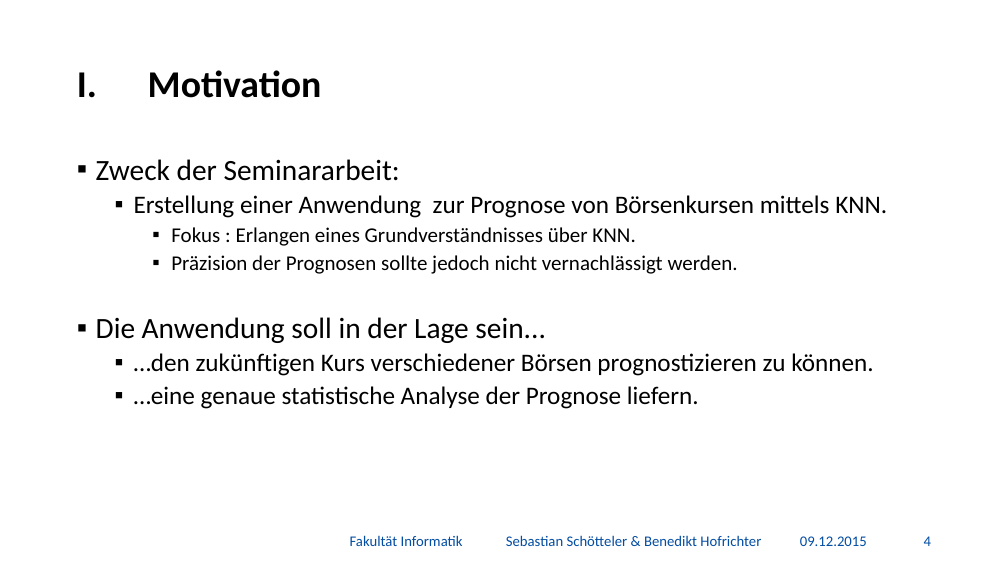
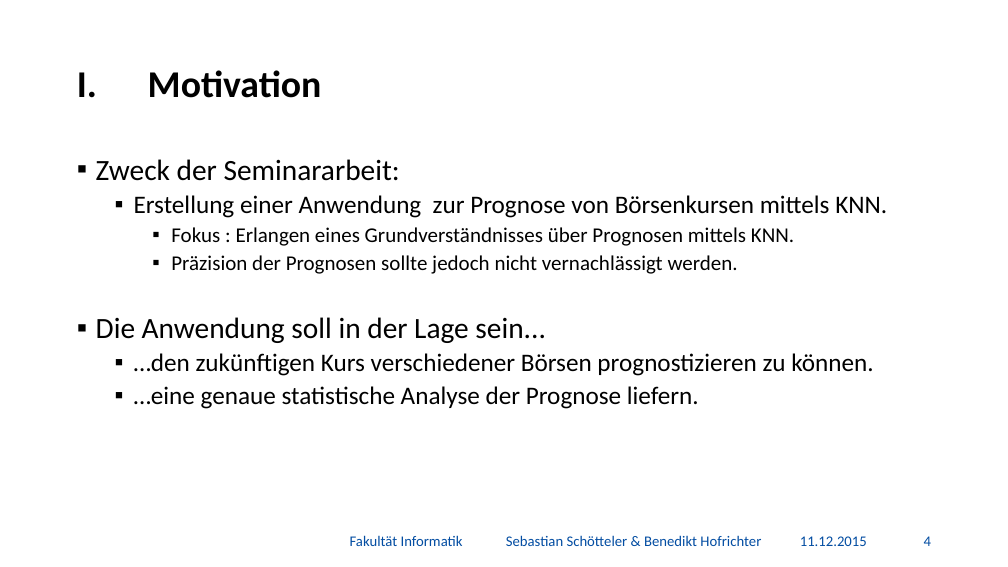
Before and after one commit to BenediktGitGit/soco15, a slide deck: slide 5 of 3b) Vortrag/Präsentation.pptx. Drawn at 1008x567 pixels with LibreOffice and Linux fonts; fonts in the diff are those of the drawing; background and template pictures are left out. Boxes give left, top, right and bottom in pixels: in the first picture for what was removed or moved away, otherwise in the second. Text is boxed around its words. In the diff, an @@ line names an element or a change of style, - is before the commit and + after.

```diff
--- a/3b) Vortrag/Präsentation.pptx
+++ b/3b) Vortrag/Präsentation.pptx
@@ text at bbox=[171, 227, 794, 246]: text changed @@
-    ▪ Fokus : Erlangen eines Grundverständnisses über KNN.
+    ▪ Fokus : Erlangen eines Grundverständnisses über Prognosen mittels KNN.
@@ text at bbox=[800, 536, 867, 546]: text changed @@
-09.12.2015
+11.12.2015
```
Also in this commit, not shown: 49 other slides changed, 2 slides added, 1 other file.
